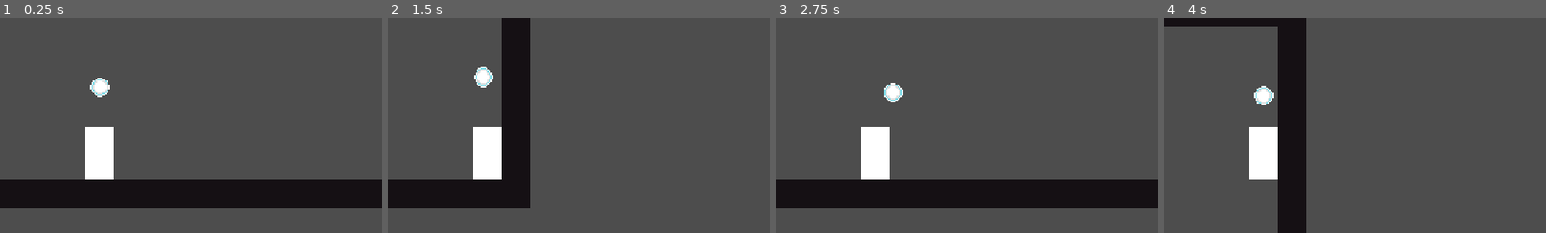
Above: before the commit, frames 1-4 (left to right).
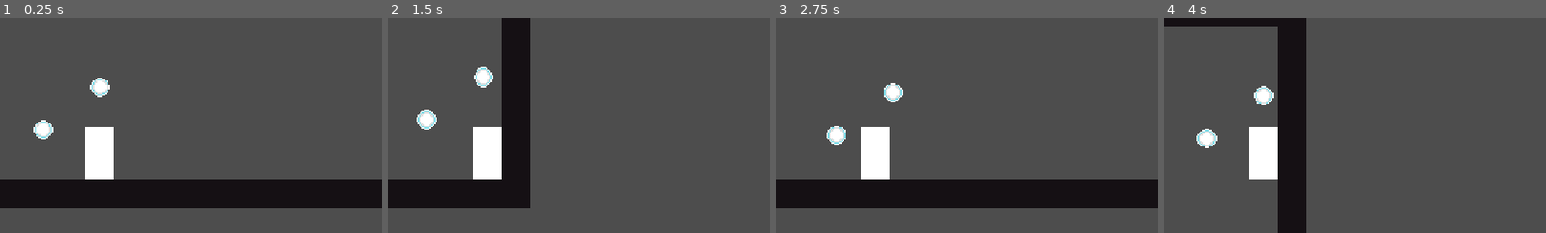
Above: after the commit, the same moments.

Repository: Timi865/Microvania
Game: Godot game, scene res://Scenes/game.tscn
Two runs of this game, one before a commit and one after it. Both use one fixed random seed, a clock stepped at 60 frames per second and the inputs below.
Inputs:
- Up to frame 1 (0.25 s): no input
- Up to frame 2 (1.5 s): hold Right (Move_right) from 0.53 s (still down); tap C (dash) at 0.6, 1.35 s; tap Space (Jump) at 0.77 s
- Up to frame 3 (2.75 s): tap Space (Jump) at 1.52 s; release Right (Move_right) at 2.03 s; hold Left (Move_left) from 2.03 s (still down); tap C (dash) at 2.1 s
- Up to frame 4 (4 s): release Left (Move_left) at 2.78 s; hold Right (Move_right) from 2.78 s (still down); tap C (dash) at 2.85, 3.6 s; tap Space (Jump) at 3.02, 3.77 s
The pictures show only the part of the screen within x 36-86%, y 19-69%; the shares and areas given below are measured in that part.

The runs differ from the first frame. In frame 1, 0.3% of the frame differs, in the area x 8-14%, y 47-57%; in frame 2, 0.4%, in the area x 7-13%, y 42-52%; in frame 3, 0.3%; in frame 4, 0.4%.
Error in both runs: Invalid assignment of property or key 'position' with value of type 'Vector2' on a base object of type 'null instance'. (res://Scripts/orb_manager.gd:8)

Commit message:
Second Orb
created a second orb

Diff:
--- a/Scenes/character_body_2d.tscn
+++ b/Scenes/character_body_2d.tscn
@@ -26,3 +26,7 @@
 [node name="Orb1" parent="OrbManager" unique_id=915681463 instance=ExtResource("2_88kja")]
 position = Vector2(0, -19)
 physics_reaction = 0.05
+
+[node name="Orb2" parent="OrbManager" unique_id=27383065 instance=ExtResource("2_88kja")]
+position = Vector2(-16, -7)
+physics_reaction = 0.05
